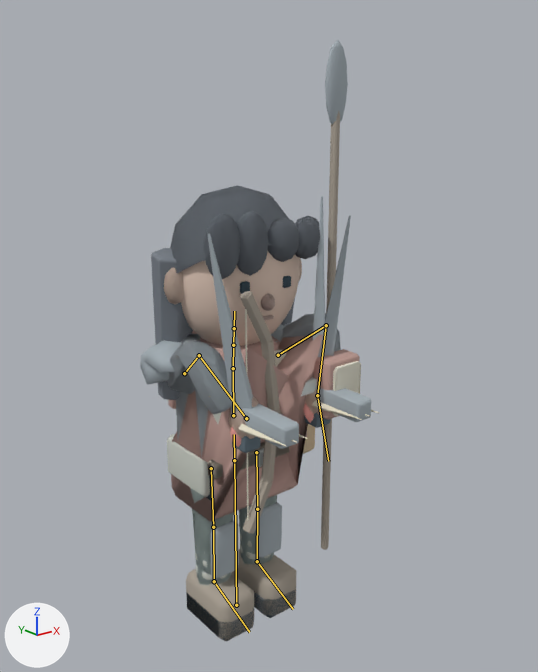
One commit to the glTF model Art/LowPolyKit/rigged/NPC_ModularParts_Library.glb: the scene before it, then after it.
Before and after are seen from a 50 mm camera at (-1.62, -2.25, 2.1) aimed at (0.06, -0.15, 1.26). Lighting does not change. The marker at lower left points along +X, +Y and +Z. The picture after the commit comes second. Both versions are drawn at frame 8 of the action 'NPC_Attack_DualPistol'; the numbers are the values there. The bones that bend it are drawn over the model as lines.

Names of what the first picture shows: 'SK_NPC_Body_00_Male', 'SK_NPC_Body_01_Female', 'SK_NPC_Feet_00_Boots', 'SK_NPC_Hair_01_Long', 'SK_NPC_Hair_03_Ponytail', 'SK_NPC_Legs_01_Guard', 'SK_NPC_Legs_02_Wrapped', 'SK_NPC_Prop_00_Bow', 'SK_NPC_Prop_01_Spear', 'SK_NPC_Prop_02_Ledger', 'SK_NPC_Prop_03_Sword', 'SK_NPC_Prop_04_DualPistols', 'SK_NPC_Prop_05_Claws', 'SK_NPC_Prop_06_Scissors', 'SK_NPC_Top_00_Citizen', 'SK_NPC_Top_01_Armor', 'SK_NPC_Top_02_Archer', 'SK_NPC_Top_03_Recorder', 'SK_NPC_Top_04_Pilgrim' and 3 more.
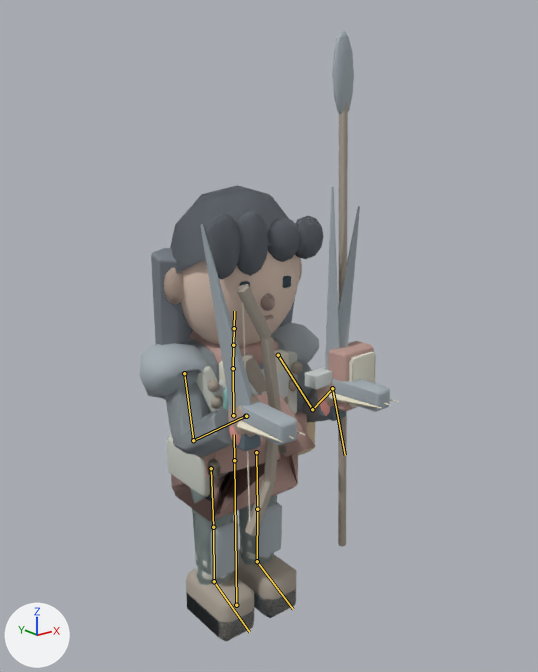
Boxes [x1, y1, x2, y2] around the edits, measured in the pictures (538 x 672 px):
'SK_NPC_Top_01_Armor', posed: before [140, 313, 341, 479]; after [140, 323, 328, 479]
'SK_NPC_Top_04_Pilgrim', posed: before [171, 334, 323, 522]; after [171, 351, 315, 522]
'SK_NPC_Prop_01_Spear', posed (18% narrower): before [321, 40, 348, 550]; after [332, 31, 354, 547]
'SK_NPC_Prop_06_Scissors', posed (12% wider): before [208, 216, 351, 447]; after [200, 206, 360, 446]
'SK_NPC_Prop_04_DualPistols', posed (13% wider, 7% taller): before [232, 386, 371, 453]; after [233, 379, 390, 451]
'SK_NPC_Prop_00_Bow', posed (10% wider): before [240, 291, 280, 534]; after [237, 284, 281, 536]
'SK_NPC_Prop_03_Sword', posed: before [301, 196, 325, 396]; after [305, 186, 340, 389]
'SK_NPC_Prop_02_Ledger', posed: before [313, 349, 361, 420]; after [328, 341, 376, 412]
'SK_NPC_Body_01_Female', posed (10% wider): before [164, 258, 319, 439]; after [164, 258, 335, 437]
'SK_NPC_Prop_05_Claws', posed (14% wider, 9% taller): before [238, 400, 379, 446]; after [237, 393, 398, 443]
bone 'upper_arm.L', root to tip: before (184, 373) to (199, 355); after (184, 373) to (193, 440)
bone 'forearm.L', root to tip: before (199, 355) to (246, 418); after (193, 440) to (245, 416)
bone 'hand.L', root to tip: before (246, 418) to (246, 419); after (245, 416) to (245, 417)
bone 'upper_arm.R', root to tip: before (278, 355) to (326, 325); after (278, 355) to (312, 409)
bone 'forearm.R', root to tip: before (326, 325) to (317, 395); after (312, 409) to (332, 388)
bone 'hand.R', root to tip: before (317, 395) to (328, 461); after (332, 388) to (345, 455)

The change in detail:
Bone 'upper_arm.L' (bone_upper_arm_l) turns from (-58, 48, 77) to (-43, 0, 14) degrees about its own x, y and z.
Bone 'forearm.L' (bone_forearm_l) turns from (-28, 52, -122) to (-80, 17, 21) degrees about its own x, y and z.
Bone 'hand.L' (bone_hand_l) turns from (30, -7, 40) to (125, 13, 24) degrees about its own x, y and z.
Bone 'upper_arm.R' (bone_upper_arm_r) turns from (-30, -42, -98) to (-27, -10, -8) degrees about its own x, y and z.
Bone 'forearm.R' (bone_forearm_r) turns from (-33, -48, 140) to (-94, -22, -22) degrees about its own x, y and z.
Bone 'hand.R' (bone_hand_r) turns from (20, 7, -43) to (131, -12, -25) degrees about its own x, y and z.
